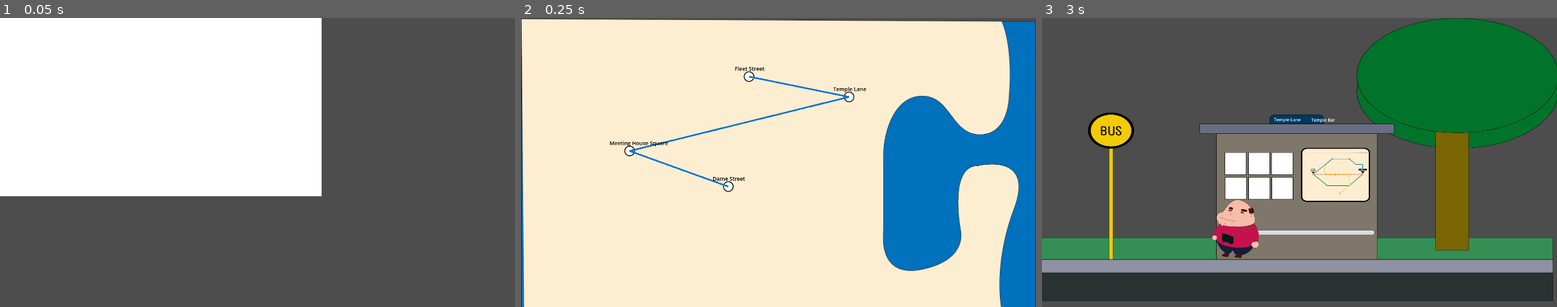
Above: before the commit, frames 1-3 (left to right).
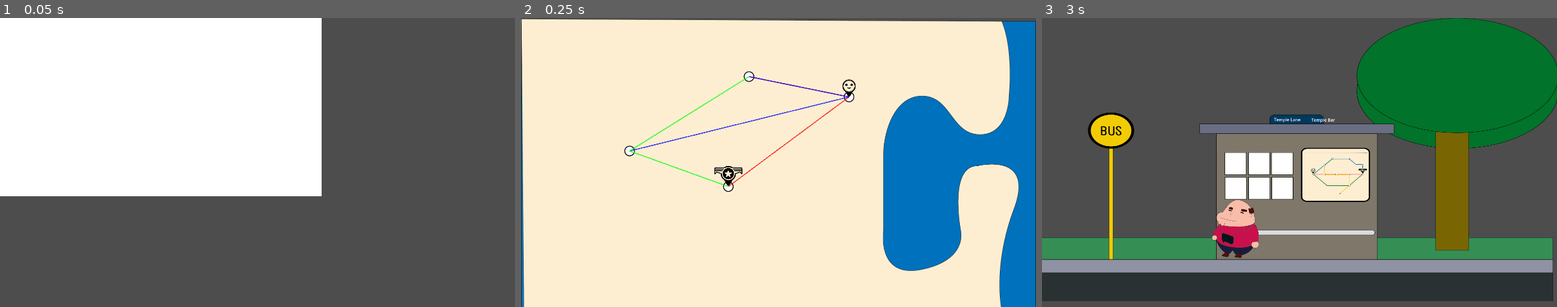
Above: after the commit, the same moments.

Repository: Frut0ss/bus
Game: Godot game, scene res://scenes/game/game.tscn
Two runs of this game, one before a commit and one after it. Both use one fixed random seed, a clock stepped at 60 frames per second and the inputs below.
Inputs (mouse positions are in pixels of both pictures, inside the frame that each line leads up to):
- Up to frame 1 (0.05 s): no input
- Up to frame 2 (0.25 s): no input
- Up to frame 3 (3 s): tap Enter at 0.5, 2 s; move the mouse to (1412, 148) at 0.52 s; tap Space at 0.6, 0.77, 1.07, 1.25, 1.52, 1.55, 1.82, 2.3, 2.75 s; move the mouse to (1196, 176) at 1.27 s; tap Q (Disembark) at 1.35 s; move the mouse to (1351, 98) at 2.02 s; hold E (Embark) 2.03-2.78 s; move the mouse to (1273, 220) at 2.77 s; click (1273, 220) at 2.85 s

Frame 1 is identical in both runs. In frame 2, 1.2% of the frame differs, in the area x 17-68%, y 16-59%; in frame 3, nothing differs.

Commit message:
Modified map_scene to display multiple bus lines and save itinerary of player

Diff:
--- a/project.godot
+++ b/project.godot
@@ -31,6 +31,7 @@
 player=""
 bus=""
 bus_stops=""
+map_stops=""
 
 [input]
 
--- a/scenes/game/map_scene.tscn
+++ b/scenes/game/map_scene.tscn
@@ -1,34 +1,42 @@
-[gd_scene load_steps=8 format=3 uid="uid://daxgvw001lgr1"]
+[gd_scene load_steps=6 format=3 uid="uid://daxgvw001lgr1"]
 
 [ext_resource type="Script" uid="uid://qj61t1lp5vmm" path="res://scripts/game/map_scene.gd" id="1_3c4m5"]
-[ext_resource type="Resource" uid="uid://dxi8net2mif1c" path="res://resources/bus_stops/fleet_street_stop.tres" id="2_bg5j8"]
-[ext_resource type="Resource" uid="uid://cb8yid74i47dl" path="res://resources/bus_stops/temple_lane_stop.tres" id="3_t547c"]
-[ext_resource type="Resource" uid="uid://dc2ni4cs2n1xn" path="res://resources/bus_stops/meeting_house_square_stop.tres" id="4_o83tl"]
-[ext_resource type="Resource" uid="uid://b7bxli8tegtc2" path="res://resources/bus_stops/dame_street_stop.tres" id="5_5osyn"]
+[ext_resource type="Texture2D" uid="uid://fbfespeg4uhf" path="res://assets/map/1x/YouAreHere.png" id="3_2b48g"]
+[ext_resource type="Texture2D" uid="uid://cfhkofpwkyaa0" path="res://assets/map/1x/WinFlag.png" id="5_s1kpw"]
 [ext_resource type="Texture2D" uid="uid://bygg7cyssdr4v" path="res://assets/map/1x/Background.png" id="6_exaij"]
 [ext_resource type="PackedScene" uid="uid://bwxt6yk4hjcjb" path="res://scenes/stops/map_stop.tscn" id="7_pbivx"]
 
 [node name="MapScene" type="Node2D"]
 script = ExtResource("1_3c4m5")
-fleet_stop = ExtResource("2_bg5j8")
-temple_bar_stop = ExtResource("3_t547c")
-meeting_house_stop = ExtResource("4_o83tl")
-dame_street_stop = ExtResource("5_5osyn")
 
 [node name="Background" type="Sprite2D" parent="."]
 position = Vector2(960, 548)
 texture = ExtResource("6_exaij")
 
 [node name="PlayerMarker" type="Node2D" parent="Background"]
+z_index = 10
 
-[node name="Fleet" parent="Background" instance=ExtResource("7_pbivx")]
+[node name="Sprite2D" type="Sprite2D" parent="Background/PlayerMarker"]
+position = Vector2(0, -33)
+scale = Vector2(0.543478, 0.543478)
+texture = ExtResource("3_2b48g")
+
+[node name="Fleet Street" parent="Background" groups=["map_stops"] instance=ExtResource("7_pbivx")]
 position = Vector2(-110, -329)
 
-[node name="TempleBar" parent="Background" instance=ExtResource("7_pbivx")]
+[node name="Temple Lane" parent="Background" groups=["map_stops"] instance=ExtResource("7_pbivx")]
 position = Vector2(263, -253)
 
-[node name="Meetinghouse" parent="Background" instance=ExtResource("7_pbivx")]
+[node name="Meeting House Square" parent="Background" groups=["map_stops"] instance=ExtResource("7_pbivx")]
 position = Vector2(-555, -51)
 
-[node name="Damestreet" parent="Background" instance=ExtResource("7_pbivx")]
+[node name="Dame Street" parent="Background" groups=["map_stops"] instance=ExtResource("7_pbivx")]
 position = Vector2(-187, 82)
+
+[node name="DestinationMarker" type="Node2D" parent="Background"]
+position = Vector2(299, -34)
+
+[node name="Sprite2D" type="Sprite2D" parent="Background/DestinationMarker"]
+position = Vector2(0, -40)
+scale = Vector2(0.62605, 0.62605)
+texture = ExtResource("5_s1kpw")
--- a/scripts/game/map_scene.gd
+++ b/scripts/game/map_scene.gd
@@ -1,97 +1,234 @@
 extends Node2D
 
-@export var fleet_stop: BusStopResource
-@export var temple_bar_stop: BusStopResource
-@export var meeting_house_stop: BusStopResource
-@export var dame_street_stop: BusStopResource
-
-@onready var fleet_node := $Background/Fleet
-@onready var temple_bar_node := $Background/TempleBar
-@onready var meeting_house := $Background/Meetinghouse
-@onready var dame_street := $Background/Damestreet
-@onready var player_marker := $Background/PlayerMarker
-
-var is_animating := false
-var stops := []
-var win_scene = preload("res://scenes/ui/win.tscn")
-
+# Dictionary to map stop resources to node references
+var stop_nodes = {}
+# Dictionary of map node references by name
+var map_stop_nodes = {}
+@onready var player_marker: Node2D = $Background/PlayerMarker
+@onready var destination_marker: Node2D = $Background/DestinationMarker
+
+var player_path = null
+
+# Constants for visualization
+const ROUTE_LINE_WIDTH = 4
+const DEFAULT_LINE_COLOR = Color(0.7, 0.7, 0.7, 0.7)  # Gray with transparency
+const PLAYER_PATH_COLOR = Color(1, 0, 0, 1)  # Fully opaque red
+const PLAYER_PATH_WIDTH = 16  # Much wider than normal routes
+
+# Called when the node enters the scene tree for the first time
 func _ready():
-	# Assign resources to nodes if present
-	if fleet_stop:
-		fleet_node.set_bus_stop_resource(fleet_stop)
-	if temple_bar_stop:
-		temple_bar_node.set_bus_stop_resource(temple_bar_stop)
-	if meeting_house_stop:
-		meeting_house.set_bus_stop_resource(meeting_house_stop)
-	if dame_street_stop:
-		dame_street.set_bus_stop_resource(dame_street_stop)
-
-	# Define stops in route order
-	stops = [
-		fleet_node.global_position,
-		temple_bar_node.global_position,
-		meeting_house.global_position,
-		dame_street.global_position
+	# First, collect all stop nodes from the scene
+	for child in $Background.get_children():
+		if child.is_in_group("map_stops") or "stop" in child.name.to_lower():
+			var node_name = child.name.to_lower()
+			map_stop_nodes[node_name] = child
+			print("Found map node: " + node_name)
+
+	# Now connect each stop resource to its visual node
+	connect_stops_to_nodes()
+
+	# Connect to TransitSystem signals
+	TransitSystem.connect("bus_stop_changed", Callable(self, "_on_bus_stop_changed"))
+
+	# Draw bus routes FIRST (so they're below the player path)
+	draw_all_bus_routes()
+
+	# Initialize player visualization LAST (so it's on top)
+	setup_player_visualization()
+
+	# Update map display
+	update_map_display()
+
+	# Print debug info
+	print("Map scene initialized with " + str(stop_nodes.size()) + " stops")
+
+# Connect stop resources to their visual nodes
+func connect_stops_to_nodes():
+	# For each stop in the transit system
+	for stop_id in TransitSystem.bus_stops:
+		var stop_resource = TransitSystem.bus_stops[stop_id]
+
+		# Find a matching node for this stop
+		var matched_node = find_matching_node(stop_id, stop_resource)
+
+		if matched_node:
+			# Connect resource to node
+			stop_nodes[stop_resource] = matched_node
+			print("Connected stop resource '" + stop_id + "' to node")
+		else:
+			print("WARNING: No matching node found for stop: " + stop_id)
+
+# Find a node that matches this stop
+func find_matching_node(stop_id, stop_resource):
+	# Try different formats of the name
+	var possible_names = [
+		stop_id.to_lower(),                     # fleet_street
+		stop_id.split("_")[0].to_lower(),       # fleet
+		stop_id.replace("_", "").to_lower(),    # fleetstreet
+		stop_resource.display_name.to_lower().replace(" ", "")  # Fleet Street -> fleetstreet
 	]
 
-	# Set player marker to current stop from TransitSystem
-	var current_stop_index = TransitSystem.current_stop_index
-	if current_stop_index < stops.size():
-		player_marker.global_position = stops[current_stop_index]
+	# Check if any match our node names
+	for name in possible_names:
+		for node_name in map_stop_nodes:
+			if name in node_name or node_name in name:
+				return map_stop_nodes[node_name]
+
+	# No match found
+	return null
+
+# Setup player visualization elements
+func setup_player_visualization():
+	# Remove any existing player path
+	if player_path != null:
+		if player_path.is_inside_tree():
+			player_path.queue_free()
+		player_path = null
+
+	# Create a new player path
+	player_path = Line2D.new()
+	player_path.name = "PlayerPath" # Give it a distinct name
+	player_path.width = PLAYER_PATH_WIDTH
+	player_path.default_color = PLAYER_PATH_COLOR
+	player_path.z_index = 100  # Make sure it renders above everything else
+	player_path.begin_cap_mode = Line2D.LINE_CAP_ROUND
+	player_path.end_cap_mode = Line2D.LINE_CAP_ROUND
+	player_path.antialiased = true
+	$Background.add_child(player_path)
+	print("Created player path: " + str(player_path.get_path()))
+
+	# Update the player path with all visited stops from TransitSystem
+	update_player_path()
+
+	# Make sure the current stop is included
+	if TransitSystem.current_bus_stop and not TransitSystem.visited_stops.has(TransitSystem.current_bus_stop):
+		TransitSystem.add_visited_stop(TransitSystem.current_bus_stop)
+		update_player_path()
+
+# Draw all bus routes on the map
+func draw_all_bus_routes():
+	# Clear any existing route lines, but keep player path
+	for child in $Background.get_children():
+		if child is Line2D and (not player_path or child != player_path):
+			child.queue_free()
+
+	# Draw each bus line
+	for line_id in TransitSystem.bus_lines:
+		var bus_line = TransitSystem.bus_lines[line_id]
+		if bus_line and bus_line.stops and bus_line.stops.size() >= 2:
+			draw_bus_route(bus_line, line_id)
+			print("Drawing route for: " + line_id)
+		else:
+			print("WARNING: Skipping route for " + line_id + " (invalid data)")
+
+# Draw a single bus route on the map
+func draw_bus_route(bus_line, line_id):
+	# Create a new Line2D node for this route
+	var route_line = Line2D.new()
+	route_line.width = ROUTE_LINE_WIDTH
+	route_line.z_index = 0  # Below player path
+
+	# Get route color from the bus_line resource
+	var line_color = DEFAULT_LINE_COLOR
+
+	# Check if the resource has a color property
+	if bus_line.color:
+		line_color = bus_line.color
+		# Add some transparency if the color is fully opaque
+		if line_color.a > 0.9:
+			line_color.a = 0.7
+
+	# Set the line color
+	route_line.default_color = line_color
+
+	# Add points for each stop in the line
+	for stop in bus_line.stops:
+		if stop_nodes.has(stop):
+			var node_position = stop_nodes[stop].position
+			route_line.add_point(node_position)
+
+	# Only add the route if it has at least 2 points
+	if route_line.get_point_count() >= 2:
+		$Background.add_child(route_line)
+		print("Added route line with " + str(route_line.get_point_count()) + " points")
 	else:
-		# Fallback to first stop
-		player_marker.global_position = stops[0]
-
-	# Draw full route
-	draw_route_line(stops)
-
-	#move_to_next_stop()
-
-	draw_journey_progress(current_stop_index)
-
-func draw_route_line(stop_positions: Array):
-	var line = Line2D.new()
-	line.default_color = Color(0.0, 0.45, 0.85)
-	line.width = 6.0
-	line.z_index = 1
-	add_child(line)
-
-	for pos in stop_positions:
-		line.add_point(pos)
-
-func draw_journey_progress(current_index):
-	# Create the line object
-	var journey_line = Line2D.new()
-	journey_line.default_color = Color(1, 0, 0)  # Red color for journey
-	journey_line.width = 8.0
-	journey_line.z_index = 15
-	add_child(journey_line)
-
-	# If we're only at the first stop, just add that point
-	if current_index == 0:
-		journey_line.add_point(stops[0])
-		return
-
-	# Add only the first point initially
-	journey_line.add_point(stops[0])
-
-	# Create a tween for animation
-	var tween = create_tween()
-	var duration = 0.75  # Total animation duration in seconds
-
-	# Calculate delay between adding each point
-	var delay_per_point = duration / current_index
-
-	# Animate adding each subsequent point
-	for i in range(1, current_index + 1):
-		if i < stops.size():
-			# Create a closure to capture the current index
-			var add_point_func = func():
-				journey_line.add_point(stops[i])
-
-			# Add the point after a delay
-			tween.tween_callback(add_point_func).set_delay(delay_per_point)
-#
-#func _input(event):
-	#if event is InputEventKey and event.pressed and event.keycode == KEY_SPACE:
-		#move_to_next_stop()
+		route_line.queue_free()
+		print("WARNING: Route line had fewer than 2 points")
+
+# Update the map display based on current transit system state
+func update_map_display():
+	# Update stop labels
+	for stop_resource in stop_nodes.keys():
+		var node = stop_nodes[stop_resource]
+		if node and node.has_method("set_stop_name"):
+			node.set_stop_name(stop_resource.display_name)
+
+	# Update player marker position
+	update_player_marker()
+
+	# Update destination marker
+	update_destination_marker()
+
+# Update player marker position to current stop
+func update_player_marker():
+	if player_marker and TransitSystem.current_bus_stop:
+		var current_node = stop_nodes.get(TransitSystem.current_bus_stop)
+		if current_node:
+			player_marker.global_position = current_node.global_position
+			player_marker.visible = true
+		else:
+			player_marker.visible = false
+
+# Update destination marker position
+func update_destination_marker():
+	if destination_marker:
+		# Find a destination stop
+		var destination_stop = find_destination_stop()
+
+		if destination_stop:
+			var dest_node = stop_nodes.get(destination_stop)
+			if dest_node:
+				destination_marker.global_position = dest_node.global_position
+				destination_marker.visible = true
+				return
+
+		# If we didn't find a destination or its node, hide the marker
+		destination_marker.visible = false
+
+# Find a destination stop in the transit system
+func find_destination_stop():
+	for stop_id in TransitSystem.bus_stops:
+		var stop = TransitSystem.bus_stops[stop_id]
+		if stop.is_destination_point:
+			return stop
+	return null
+
+# Update the visual representation of the player's path
+func update_player_path():
+	if player_path:
+		player_path.clear_points()
+
+		# Debug the path points before adding
+		var point_strings = []
+
+		# Add points for all visited stops from the TransitSystem
+		for stop in TransitSystem.visited_stops:
+			if stop_nodes.has(stop):
+				var node_position = stop_nodes[stop].position
+				point_strings.append(stop.display_name + " at " + str(node_position))
+				player_path.add_point(node_position)
+
+		print("Updated player path with points: " + str(point_strings))
+		print("Player path now has " + str(player_path.get_point_count()) + " points")
+	else:
+		print("ERROR: Tried to update player path but it doesn't exist!")
+
+# Signal handler for when the bus stop changes in the transit system
+func _on_bus_stop_changed(new_stop):
+	print("Bus stop changed to: " + new_stop.display_name)
+
+	# Updates will be handled through TransitSystem signals
+	update_player_path()
+
+	# Update the map display to reflect the new stop
+	update_map_display()
--- a/singletons/transit_system.gd
+++ b/singletons/transit_system.gd
@@ -4,6 +4,7 @@
 var current_bus_stop = null
 
 var active_route_stops = [] # Stops on the current bus line
+var visited_stops = []
 var active_bus_line = null  # The currently active bus line
 var current_stop_index  # Current position in the route
 var destination_index
@@ -114,6 +115,7 @@
 		current_bus_stop = load_bus_stop(stop_id)
 
 	if current_bus_stop:
+		add_visited_stop(current_bus_stop)
 		emit_signal("bus_stop_changed", current_bus_stop)
 		return current_bus_stop
 	return null
@@ -199,3 +201,10 @@
 		return true
 
 	return false
+
+func add_visited_stop(stop_resource):
+	# Only add if not already the last stop
+	if visited_stops.size() == 0 or visited_stops[-1] != stop_resource:
+		visited_stops.append(stop_resource)
+		print("TransitSystem: Added visited stop: " + stop_resource.display_name)
+		print("TransitSystem: Total visited stops: " + str(visited_stops.size()))
